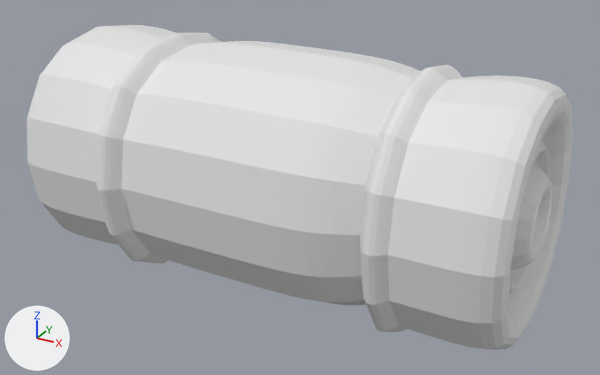
An edit to the Blender file Assets/Art/Models/sleepingBag.blend, drawn before and after from the same camera.
The view is the same before and after, from a 50 mm camera at (1.437, -2.553, 1.206) aimed at (0.039, -0.01, -0.065). The lights are fixed; the arrows at lower left show +X, +Y and +Z. The first picture is the older version.
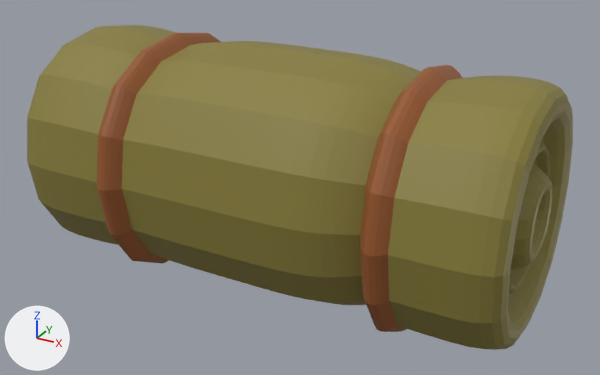
What differs and where, as boxes (x1, y1, x2, y2) in the pictures (600 x 375 px):
part 1 of me_cube, recoloured (white to yellow): (27, 25, 573, 350) in both
part 2 of me_cube, recoloured: (97, 33, 463, 332) in both
part 3 of me_cube, recoloured: (137, 253, 406, 332) in both

The change in detail:
Material 'SleepingBag' (mat_sleepingbag) is new.
Its base color is (0.245, 0.206, 0.0409) (yellow #887d39).
Material 'Straps' (mat_straps) is new.
Its base color is (0.307, 0.0946, 0.022) (brown #965729).
me_cube has 112 vertices, 110 faces and spans x -0.96..0.95, y -1.16..1.14, z -1.16..1.16.
me_cube is used by ob_cube; location (0.0, 0.0, 0.0); scale (1.0, 0.5, 0.5).
me_cube part 1: 94 of the faces centred in x -0.96..0.95, y -1.0..1.0, z -1.0..1.0 switch from mat_material (white #e7e7e7) to mat_sleepingbag (yellow #887d39).
me_cube part 2: 12 of the faces centred in x -0.53..0.56, y -1.08..1.07, z 0.0..1.01 switch from mat_material (white #e7e7e7) to mat_straps (brown #965729).
me_cube part 3: 4 of the faces centred in x -0.53..0.55, y -0.03..0.01, z -1.01..-0.98 switch from mat_material (white #e7e7e7) to mat_straps (brown #965729).
